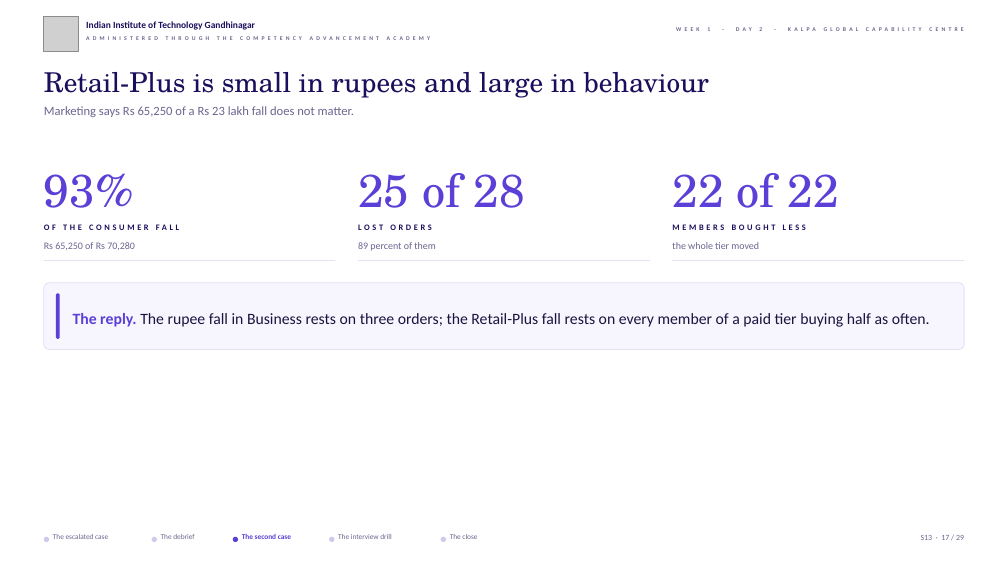
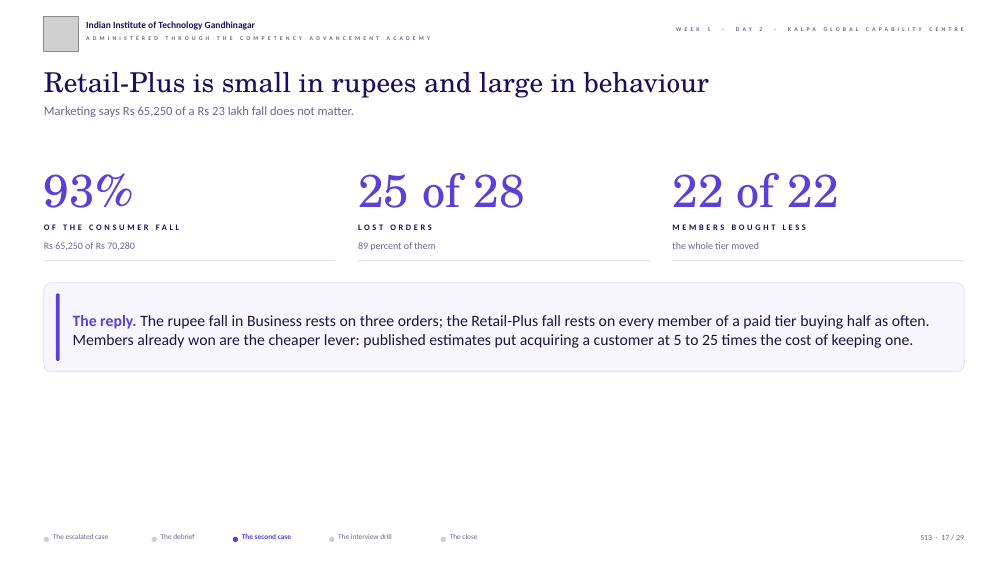
Before and after one commit to fde-academy-lab/c2-content-factory, a slide deck: slide 17 of content/W01/D2/slides/C2_W01_D02_half2_STUDENT.pptx. Drawn at 1008x567 pixels with LibreOffice and Linux fonts; fonts in the diff are those of the drawing; grey boxes stand for pictures; background and template pictures are left out. Boxes give left, top, right and bottom in pixels: in the first picture for what was removed or moved away, otherwise in the second. Text is boxed around its words. In the diff, an @@ line names an element or a change of style, - is before the commit and + after.

```diff
--- a/content/W01/D2/slides/C2_W01_D02_half2_STUDENT.pptx
+++ b/content/W01/D2/slides/C2_W01_D02_half2_STUDENT.pptx
@@ rounded rectangle: place and size @@
-rounded rectangle at [44,283,964,349]
+rounded rectangle at [44,283,964,372]
@@ rounded rectangle: place and size @@
-rounded rectangle at [56,293,60,339]
+rounded rectangle at [56,293,60,361]
@@ text at [73,315,930,348]: text changed @@
-The reply. The rupee fall in Business rests on three orders; the Retail-Plus fall rests on every member of a paid tier buying half as often.
+The reply. The rupee fall in Business rests on three orders; the Retail-Plus fall rests on every member of a paid tier buying half as often. Members already won are the cheaper lever: published estimates put acquiring a customer at 5 to 25 times the cost of keeping one.
```
Also in this commit, not shown: 5 other slides changed, 2 other files.
